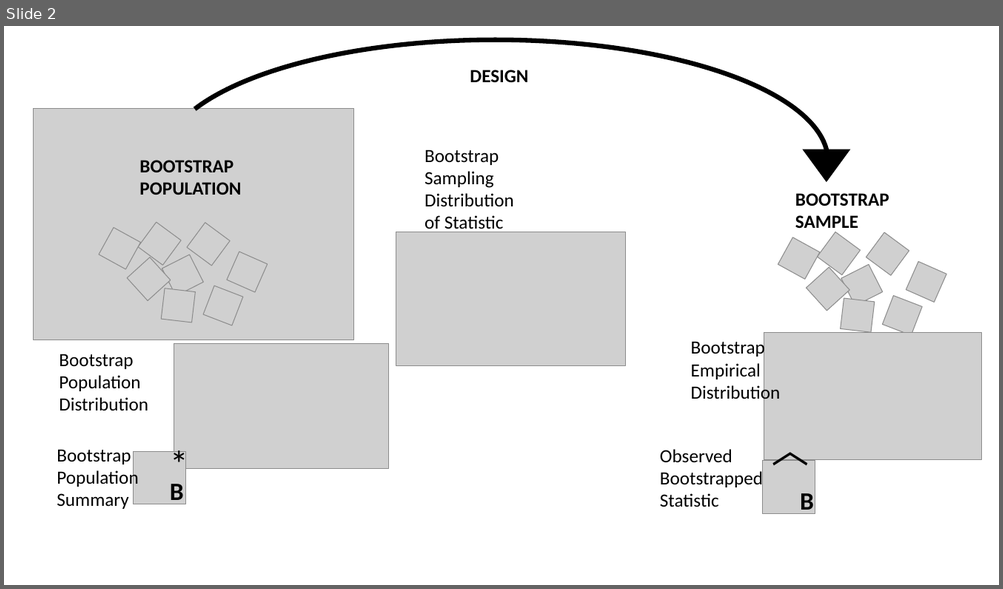
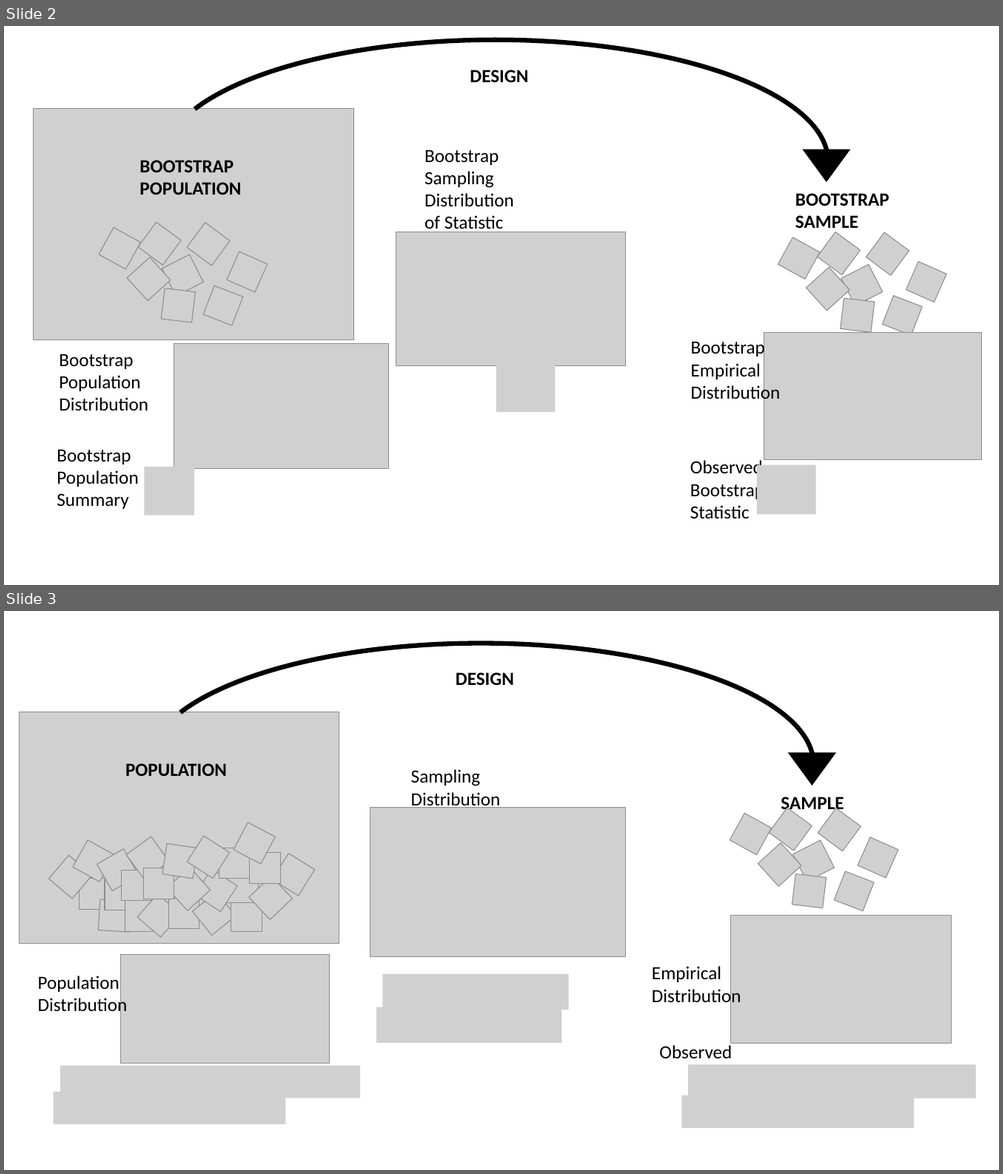
Before and after one commit to DS-100/textbook, a slide deck: content/ch/16/Triptych.pptx. Shown one above the other, each under a label of ours: slide 2 before the commit, slides 2 and 3 after it. The pictures are 1003x589 and 1003x1174 pixels, drawn with LibreOffice and Linux fonts; fonts in the diff are those of the drawing; grey boxes stand for pictures. Boxes give left, top, right and bottom in pixels: in the first picture for what was removed or moved away, otherwise in the second. Text is boxed around its words. In the diff, an @@ line names an element or a change of style, - is before the commit and + after.

```diff
--- a/content/ch/16/Triptych.pptx
+++ b/content/ch/16/Triptych.pptx
@@ slide 3 added at [4, 611, 999, 1170], background #FFFFFF @@
@@ picture added at [370, 808, 626, 957] @@
@@ picture added at [427, 808, 459, 847] @@
@@ picture added at [731, 915, 950, 1044] @@
@@ picture added at [120, 955, 330, 1064] @@
@@ group added at [19, 643, 898, 1016]: 33 pictures, 6 texts, 1 arc (boxed as its full ellipse), 1 triangle @@
+POPULATION
+DESIGN
+SAMPLE
+Sampling Distribution of Statistic
+Empirical Distribution
+Population Distribution
@@ picture added at [382, 974, 568, 1010] @@
@@ picture added at [376, 1007, 561, 1043] @@
@@ text added at [659, 1043, 731, 1059], 18 pt, text #000000 @@
+Observed
@@ picture added at [60, 1066, 360, 1099] @@
@@ picture added at [688, 1065, 976, 1099] @@
@@ picture added at [54, 1092, 285, 1125] @@
@@ picture added at [681, 1096, 913, 1129] @@
@@ slide 2 changed as well @@
@@ picture added at [496, 363, 555, 412] @@
@@ picture added at [145, 467, 194, 515] @@
@@ text "Observed Bootstrap": place and size @@
-text "Observed Bootstrap" at [660, 449, 762, 507]
+text "Observed Bootstrap" at [690, 460, 764, 519]
@@ text at [690, 460, 764, 501]: text changed @@
-Observed Bootstrapped
+Observed Bootstrap
@@ picture: place and size @@
-picture at [762, 461, 815, 514]
+picture at [757, 466, 816, 514]
@@ group removed at [133, 435, 815, 517]: 4 texts, 1 picture @@
-*
-B
-〉
-B
```
Also in this commit, not shown: 1 other slide changed, 13 other files.
